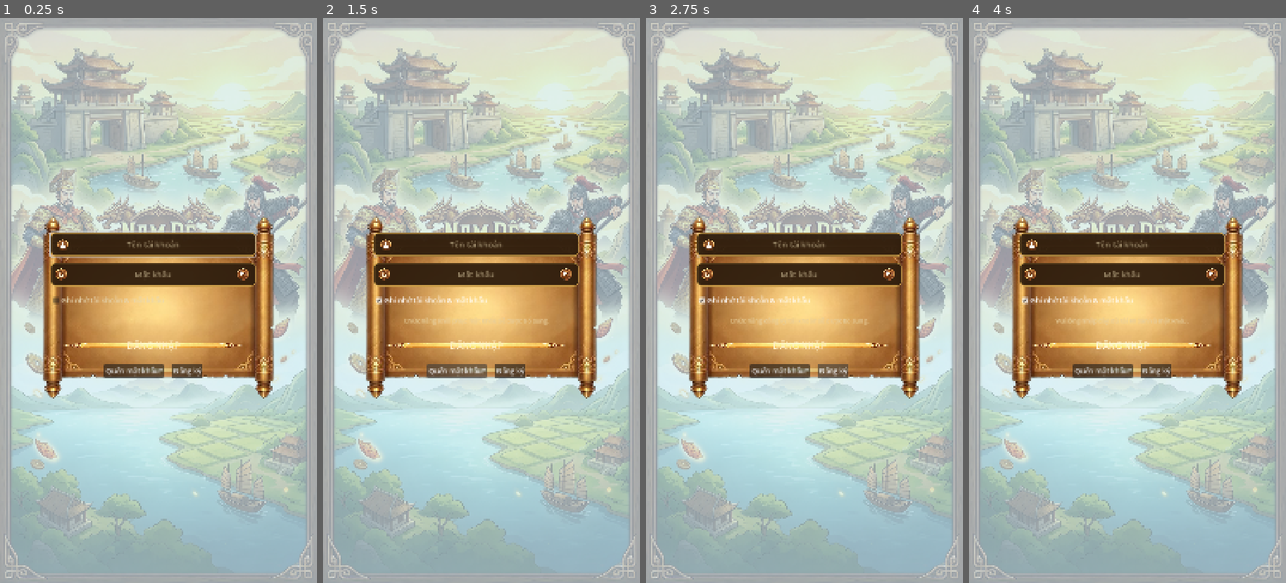
Above: before the commit, frames 1-4 (left to right).
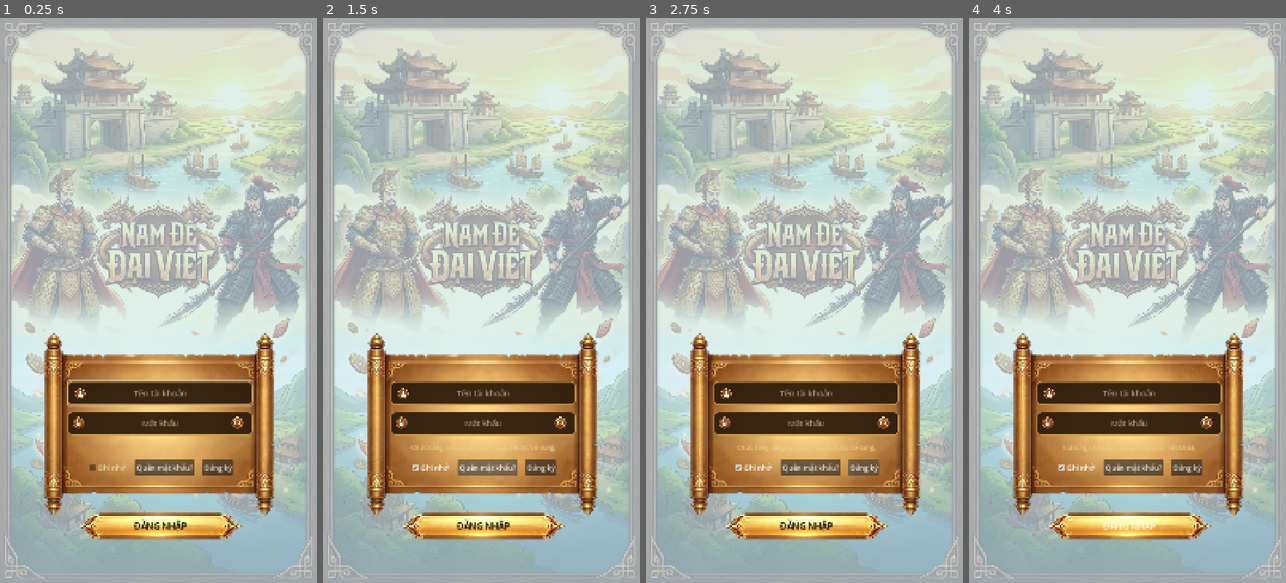
Above: after the commit, the same moments.

Repository: phanhuytung/nam-de-dai-viet
Game: Godot game, scene res://Scenes/Login/Login.tscn
Same seed, same stepped clock (60 frames per second), same inputs: the game is played once before the commit and once after it.
Inputs (mouse positions are in pixels of both pictures, inside the frame that each line leads up to; where the layout moved, square brackets give the same spot in the first picture):
- Up to frame 1 (0.25 s): no input
- Up to frame 2 (1.5 s): click "Ghi nhớ tài khoản & mật khẩu" (after the commit: "Ghi nhớ") at 0.5 s; click "Quên mật khẩu?" at 1.25 s
- Up to frame 3 (2.75 s): click "Đăng ký" at 2 s
- Up to frame 4 (4 s): click (1206, 424) [1213, 272] at 2.75 s; click "ĐĂNG NHẬP" at 3.5 s

The runs differ from the first frame. In frame 1, 35% of the frame differs, in the area x 13-87%, y 35-93%; in frame 2, 35%; in frame 3, 35%; in frame 4, 35%.

Commit message:
Sync local project to GitHub

Diff:
--- a/Scenes/Login/Login.tscn
+++ b/Scenes/Login/Login.tscn
@@ -45,10 +45,6 @@
 anchors_preset = 15
 anchor_right = 1.0
 anchor_bottom = 1.0
-offset_left = 0.0
-offset_top = 0.0
-offset_right = 0.0
-offset_bottom = 0.0
 grow_horizontal = 2
 grow_vertical = 2
 mouse_filter = 2
@@ -61,10 +57,10 @@
 anchors_preset = 15
 anchor_right = 1.0
 anchor_bottom = 1.0
-offset_left = 0.0
-offset_top = 0.0
-offset_right = 0.0
-offset_bottom = 0.0
+offset_left = 2.0
+offset_top = 527.0
+offset_right = 2.0
+offset_bottom = 1.0
 grow_horizontal = 2
 grow_vertical = 2
 mouse_filter = 2
@@ -79,10 +75,10 @@
 anchor_top = 0.45200002
 anchor_right = 0.05
 anchor_bottom = 0.45200002
-offset_left = 75.5
-offset_top = -54.791992
-offset_right = 632.5
-offset_bottom = 235.208
+offset_left = 113.0
+offset_top = 83.19202
+offset_right = 624.0
+offset_bottom = 376.192
 grow_horizontal = 2
 grow_vertical = 2
 theme_override_styles/panel = SubResource("StyleEmpty")
@@ -122,9 +118,9 @@
 anchor_right = 1.0
 anchor_bottom = 1.0
 offset_left = 3.0
-offset_top = 7.848007
+offset_top = -127.76796
 offset_right = -87.649994
-offset_bottom = -45.151962
+offset_bottom = 90.46402
 grow_horizontal = 2
 grow_vertical = 2
 theme_override_constants/separation = 14
@@ -182,60 +178,59 @@
 [node name="PasswordToggle" type="TextureButton" parent="Background/CenterPanel/Content/PasswordRow/PasswordInput" unique_id=1318482608]
 custom_minimum_size = Vector2(50, 50)
 layout_mode = 0
-offset_left = 412.35
-offset_top = -1.2600098
-offset_right = 462.35
-offset_bottom = 52.73999
+offset_left = 360.00003
+offset_top = -1.2320557
+offset_right = 410.00003
+offset_bottom = 52.767944
 tooltip_text = "Hiện/ẩn mật khẩu"
 texture_normal = ExtResource("8_idarh")
 ignore_texture_size = true
 stretch_mode = 5
 
-[node name="RememberMe" type="CheckBox" parent="Background/CenterPanel/Content"]
+[node name="Status" type="Label" parent="Background/CenterPanel/Content" unique_id=557356631]
+custom_minimum_size = Vector2(0, 28)
+layout_mode = 2
+theme_override_colors/font_color = Color(0.9, 0.8, 0.6, 1)
+theme_override_font_sizes/font_size = 14
+horizontal_alignment = 1
+vertical_alignment = 1
+
+[node name="Links" type="HBoxContainer" parent="Background/CenterPanel/Content" unique_id=865890305]
+layout_mode = 2
+theme_override_constants/separation = 18
+alignment = 1
+
+[node name="RememberMe" type="CheckBox" parent="Background/CenterPanel/Content/Links" unique_id=1717452947]
 custom_minimum_size = Vector2(0, 36)
 layout_mode = 2
 theme_override_colors/font_color = Color(0.9, 0.84, 0.7, 1)
 theme_override_colors/font_hover_color = Color(1, 0.94, 0.78, 1)
 theme_override_font_sizes/font_size = 16
-text = "Ghi nhớ tài khoản & mật khẩu"
-
-[node name="Status" type="Label" parent="Background/CenterPanel/Content"]
-custom_minimum_size = Vector2(0, 28)
-layout_mode = 2
-theme_override_colors/font_color = Color(0.9, 0.8, 0.6, 1)
-theme_override_font_sizes/font_size = 14
-text = ""
-horizontal_alignment = 1
-vertical_alignment = 1
+text = "Ghi nhớ"
+
+[node name="ForgotButton" type="Button" parent="Background/CenterPanel/Content/Links" unique_id=1222934277]
+layout_mode = 2
+text = "Quên mật khẩu?"
+
+[node name="RegisterButton" type="Button" parent="Background/CenterPanel/Content/Links" unique_id=75592488]
+layout_mode = 2
+text = "Đăng ký"
 
 [node name="LoginButton" type="Button" parent="Background/CenterPanel/Content" unique_id=689596382]
-custom_minimum_size = Vector2(0, 56)
-layout_mode = 2
-theme_override_colors/font_color = Color(1, 0.94, 0.78, 1)
+custom_minimum_size = Vector2(0, 200)
+layout_mode = 2
+theme_override_colors/font_color = Color(0, 0, 0, 1)
+theme_override_colors/font_pressed_color = Color(1, 1, 0.92, 1)
 theme_override_colors/font_hover_color = Color(1, 0.97, 0.86, 1)
-theme_override_colors/font_pressed_color = Color(1, 1, 0.92, 1)
 theme_override_font_sizes/font_size = 20
 theme_override_styles/normal = SubResource("StyleLoginButton")
+theme_override_styles/pressed = SubResource("StyleLoginButton")
 theme_override_styles/hover = SubResource("StyleLoginButton")
-theme_override_styles/pressed = SubResource("StyleLoginButton")
 theme_override_styles/focus = SubResource("StyleLoginButton")
 text = "ĐĂNG NHẬP"
 
-[node name="Links" type="HBoxContainer" parent="Background/CenterPanel/Content" unique_id=865890305]
-layout_mode = 2
-theme_override_constants/separation = 18
-alignment = 1
-
-[node name="ForgotButton" type="Button" parent="Background/CenterPanel/Content/Links" unique_id=1222934277]
-layout_mode = 2
-text = "Quên mật khẩu?"
-
-[node name="RegisterButton" type="Button" parent="Background/CenterPanel/Content/Links" unique_id=75592488]
-layout_mode = 2
-text = "Đăng ký"
-
 [connection signal="pressed" from="Background/CenterPanel/Content/PasswordRow/PasswordInput/PasswordToggle" to="." method="_on_password_toggle_pressed"]
-[connection signal="toggled" from="Background/CenterPanel/Content/RememberMe" to="." method="_on_remember_me_toggled"]
-[connection signal="pressed" from="Background/CenterPanel/Content/LoginButton" to="." method="_on_login_pressed"]
+[connection signal="toggled" from="Background/CenterPanel/Content/Links/RememberMe" to="." method="_on_remember_me_toggled"]
 [connection signal="pressed" from="Background/CenterPanel/Content/Links/ForgotButton" to="." method="_on_forgot_pressed"]
 [connection signal="pressed" from="Background/CenterPanel/Content/Links/RegisterButton" to="." method="_on_register_pressed"]
+[connection signal="pressed" from="Background/CenterPanel/Content/LoginButton" to="." method="_on_login_pressed"]
--- a/project.godot
+++ b/project.godot
@@ -23,11 +23,11 @@
 
 window/size/viewport_width=720
 window/size/viewport_height=1280
+window/stretch/mode="canvas_items"
+window/stretch/aspect="expand"
+window/handheld/orientation=1
 window/size/min_width=360
 window/size/min_height=640
-window/handheld/orientation=1
-window/stretch/mode="canvas_items"
-window/stretch/aspect="expand"
 
 [physics]
 
@@ -35,8 +35,7 @@
 
 [rendering]
 
-rendering/environment/defaults/default_clear_color=Color(0.81, 0.91, 0.97, 1)
-
 rendering_device/driver.windows="d3d12"
 renderer/rendering_method="gl_compatibility"
 renderer/rendering_method.mobile="gl_compatibility"
+rendering/environment/defaults/default_clear_color=Color(0.81, 0.91, 0.97, 1)
Not shown, added: Scripts/Core/PortraitApp.gd.uid
